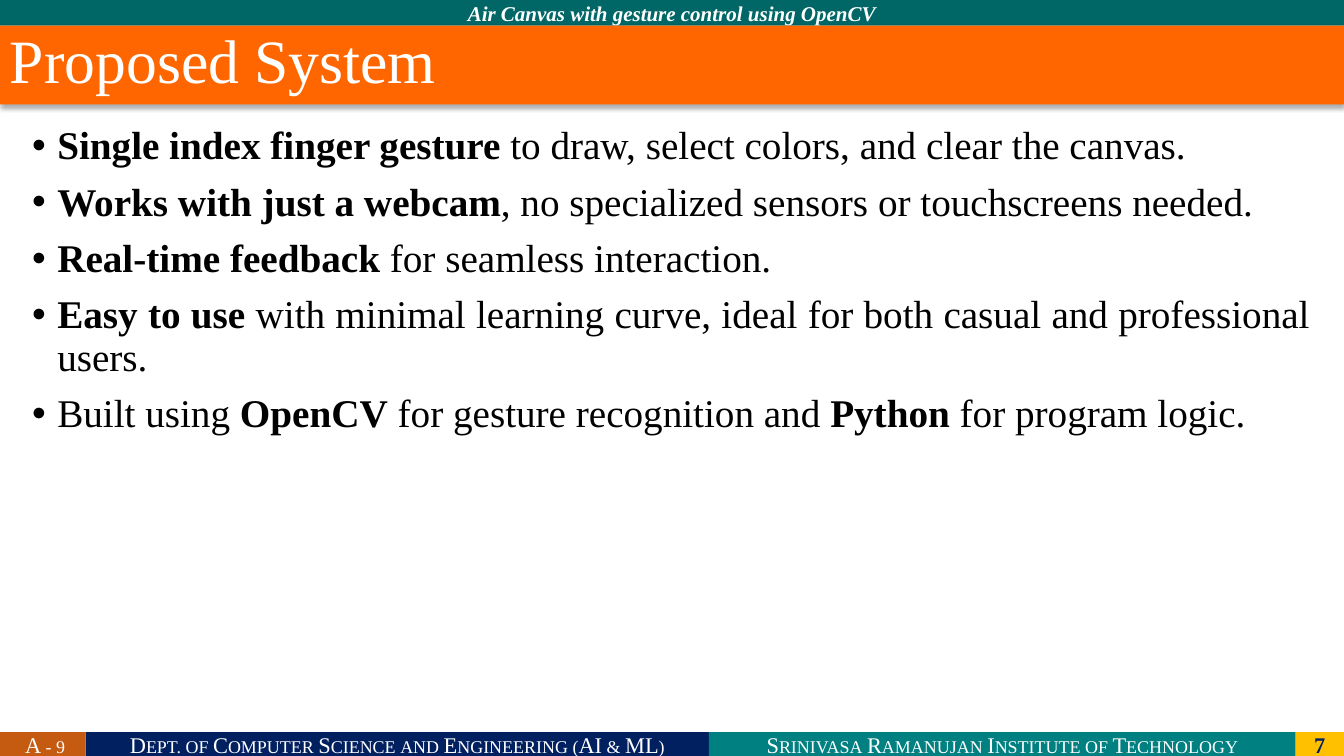
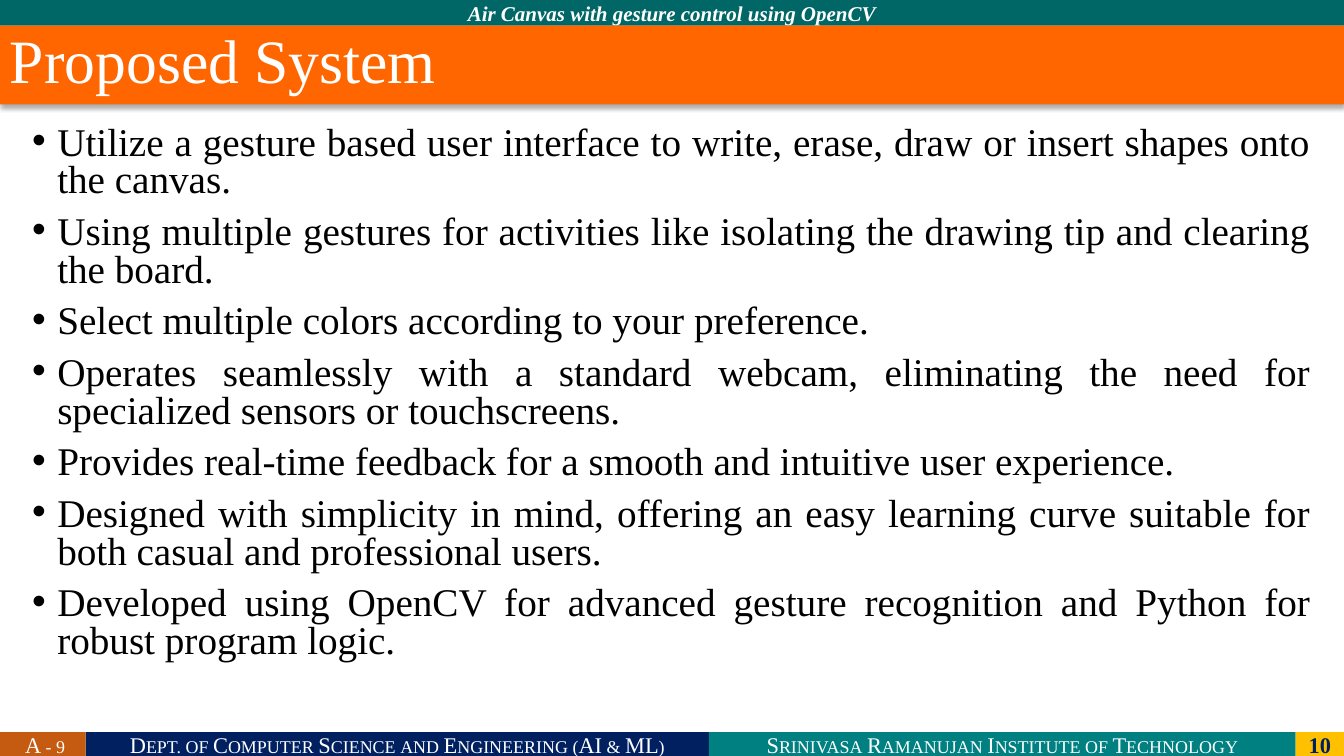
Before and after one commit to 214g1a3332/Project_A9, a slide deck: slide 10 of Review - 0 Template.pptx (slide 7 before the commit). Drawn at 1344x756 pixels with LibreOffice and Linux fonts; fonts in the diff are those of the drawing; background and template pictures are left out. Boxes give left, top, right and bottom in pixels: in the first picture for what was removed or moved away, otherwise in the second. Text is boxed around its words. In the diff, an @@ line names an element or a change of style, - is before the commit and + after.

```diff
--- a/Review - 0 Template.pptx
+++ b/Review - 0 Template.pptx
@@ text at (57, 128, 1310, 662): text changed @@
-• Single index finger gesture to draw, select colors, and clear the canvas.
-• Works with just a webcam, no specialized sensors or touchscreens needed.
-• Real-time feedback for seamless interaction.
-• Easy to use with minimal learning curve, ideal for both casual and professional users.
-• Built using OpenCV for gesture recognition and Python for program logic.
+• Utilize a gesture based user interface to write, erase, draw or insert shapes onto the canvas.
+• Using multiple gestures for activities like isolating the drawing tip and clearing the board.
+• Select multiple colors according to your preference.
+• Operates seamlessly with a standard webcam, eliminating the need for specialized sensors or touchscreens.
+• Provides real-time feedback for a smooth and intuitive user experience.
+• Designed with simplicity in mind, offering an easy learning curve suitable for both casual and professional users.
+• Developed using OpenCV for advanced gesture recognition and Python for robust program logic.
@@ page number at (1309, 738, 1331, 754): text changed @@
-7
+10
```
Also in this commit, not shown: 4 other slides changed, 9 slides added, 1 slide removed, 2 other files.
